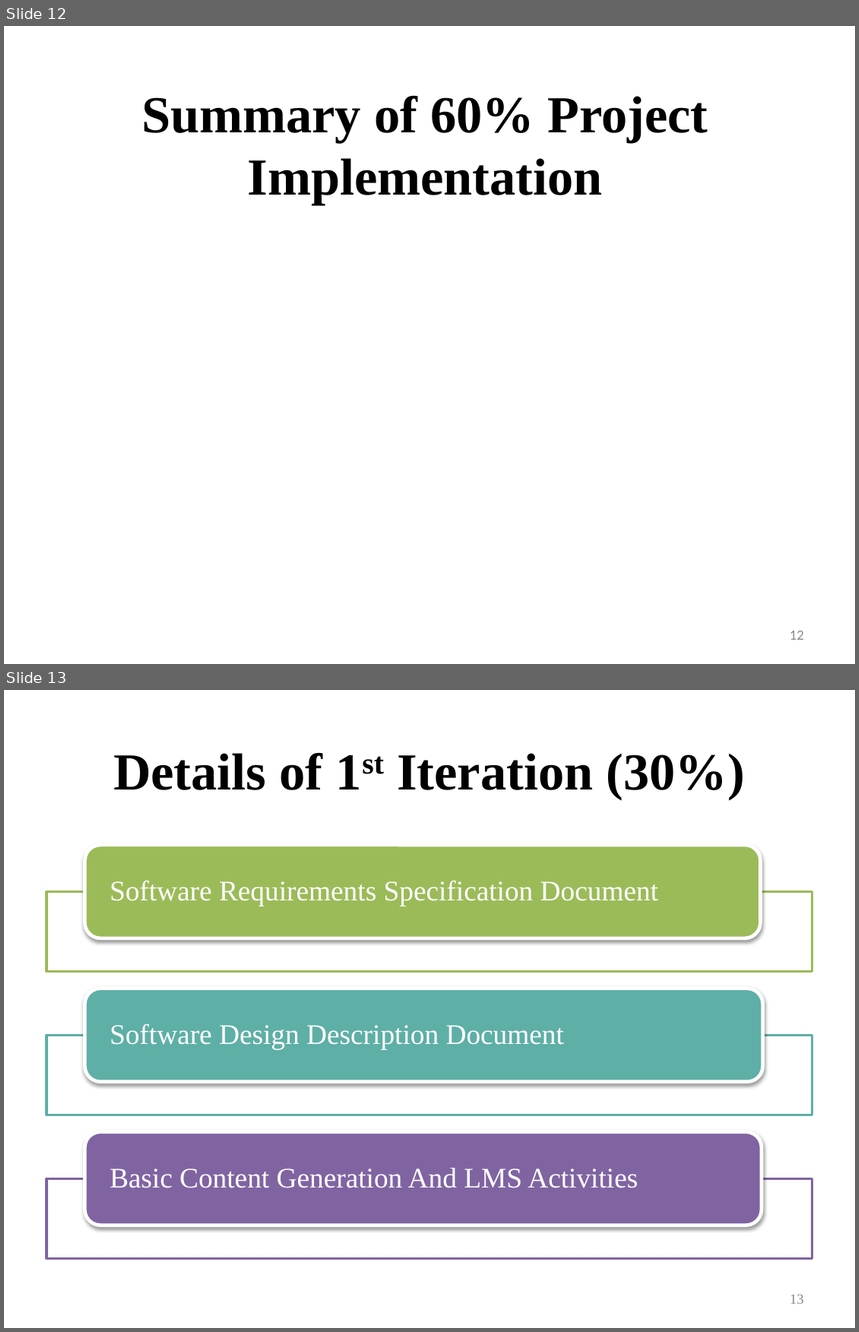
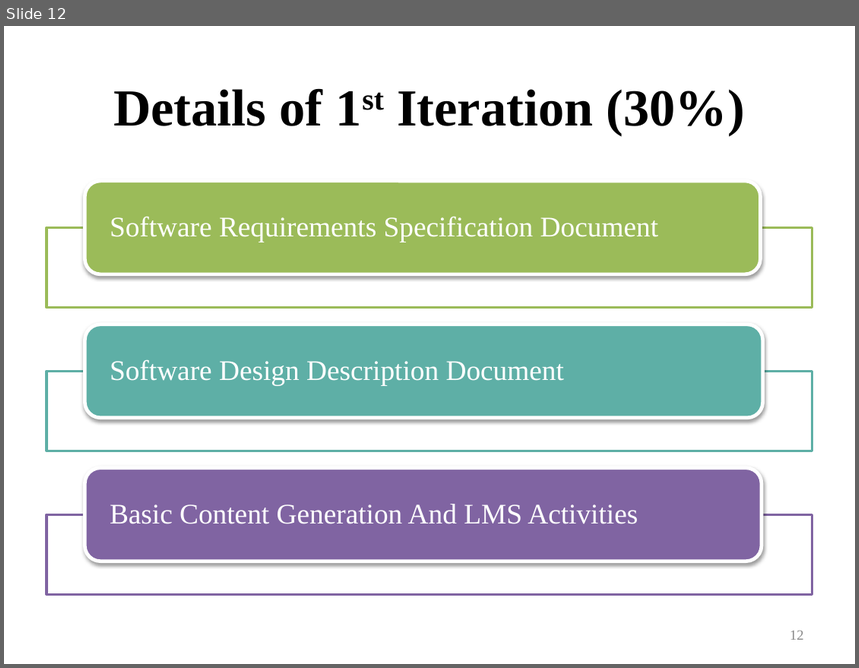
Before and after one commit to laibabintatahir/FYP-DOCS, a slide deck: LMS_60%.pptx. Shown one above the other, each under a label of ours: slides 12 and 13 before the commit, slide 12 after it. The pictures are 859x1332 and 859x668 pixels, drawn with LibreOffice and Linux fonts; fonts in the diff are those of the drawing. Boxes give left, top, right and bottom in pixels: in the first picture for what was removed or moved away, otherwise in the second. Text is boxed around its words. In the diff, an @@ line names an element or a change of style, - is before the commit and + after.

```diff
--- a/LMS_60%.pptx
+++ b/LMS_60%.pptx
@@ slide 12 removed at bbox=[4, 26, 855, 664], background #FFFFFF @@
@@ title removed at bbox=[142, 95, 708, 205] @@
-Summary of 60% Project Implementation
@@ page number removed at bbox=[790, 631, 804, 640] @@
-12
@@ what was slide 13 is now slide 12 @@
@@ page number at bbox=[790, 631, 804, 640]: text changed @@
-13
+12
```
Also in this commit, not shown: 1 other slide removed, 2 other files.
